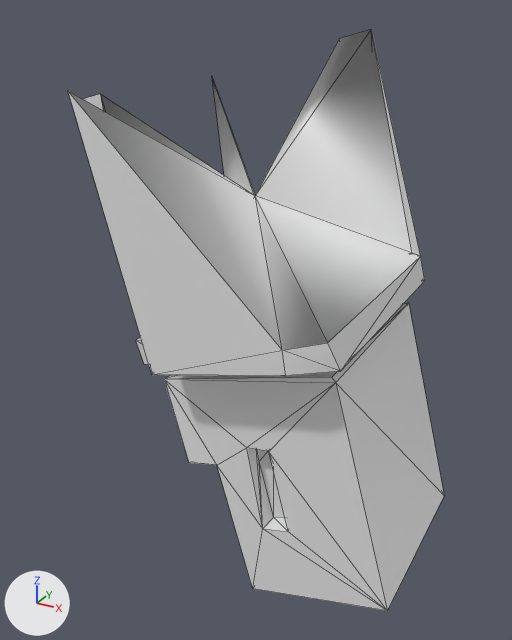
What one commit did to the OBJ model src/main/resources/assets/kn8/meshes/ryo/hand_right.obj.
Rendered twice from a 50 mm lens placed at (0.42, -0.282, 0.918), pointed at (0.262, 0.004, 0.775). The axes (+X, +Y, +Z) are drawn at lower left. The lights are the same throughout. The older version comes first. Mesh edges are drawn as thin lines. Where no turn or scale is listed for an object, it has been applied to the vertices. Vertices at exactly the same position are counted once.

Script lines for the objects in view, before the commit:
```python
me_hand_right = bpy.data.meshes.new('hand_right')
me_hand_right.from_pydata(...)  # 87 vertices, 166 faces; spans x 0.192..0.355, y -0.056..0.078, z 0.645..0.91
ob_hand_right = bpy.data.objects.new('hand_right', me_hand_right)
ob_hand_right.location = (0.0, 0.0, 0.0)
```
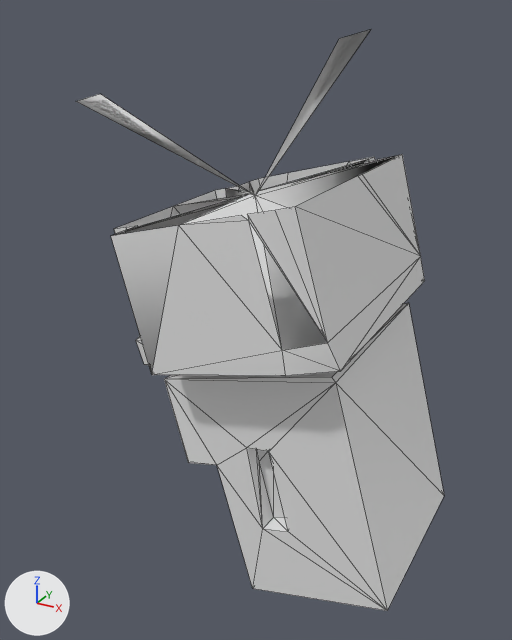
Diff of the bpy script that builds the scene:
```diff
--- a/src/main/resources/assets/kn8/meshes/ryo/hand_right.obj.py
+++ b/src/main/resources/assets/kn8/meshes/ryo/hand_right.obj.py
@@ me_hand_right @@
 # used by ob_hand_right; location = (0.0, 0.0, 0.0)
-me_hand_right.from_pydata(...)  # 87 vertices, 166 faces; spans x 0.192..0.355, y -0.056..0.078, z 0.645..0.91
+me_hand_right.from_pydata(...)  # 121 vertices, 204 faces; spans x 0.192..0.355, y -0.056..0.078, z 0.645..0.91
+# me_hand_right part 1
+# 2 vertices are removed from x 0.206, y -0.053..0.057, z 0.885..0.888
+# 22 faces are deleted
+# 36 vertices are added at x 0.207..0.313, y -0.056..0.077, z 0.824..0.853
+# 60 new faces join them
```

What differs and where, as boxes [x1, y1, x2, y2] in the pictures (512 x 640 px):
'hand_right', reshaped
    before: [68, 29, 444, 611]
    after: [76, 29, 444, 611]
part 1 of me_hand_right, reshaped
    before: [68, 30, 420, 375]
    after: [111, 154, 420, 375]
